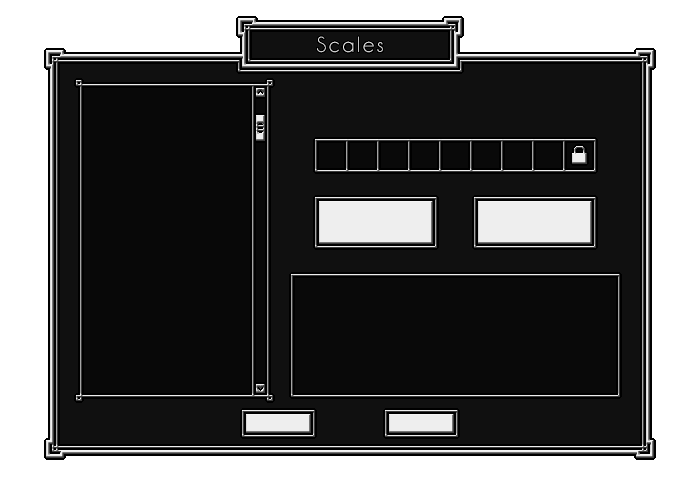
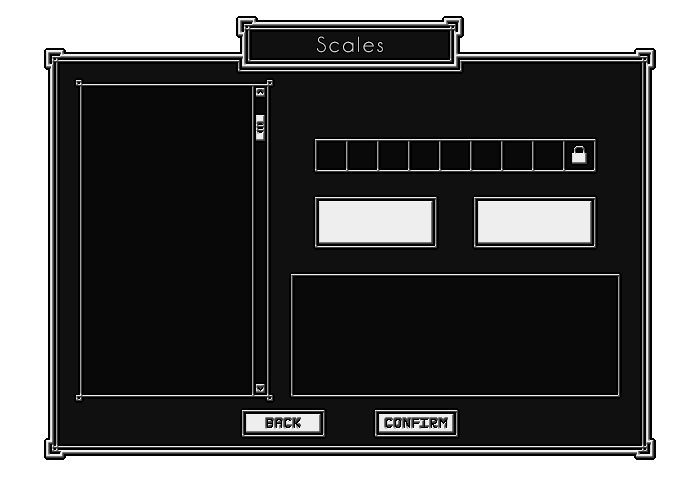
The second w=700, h=500 image is a revision of the first. Changes to its layers:
renamed "Buttons Alt" to "Layer 2", painted on it, masked it over [265,410,448,437]
